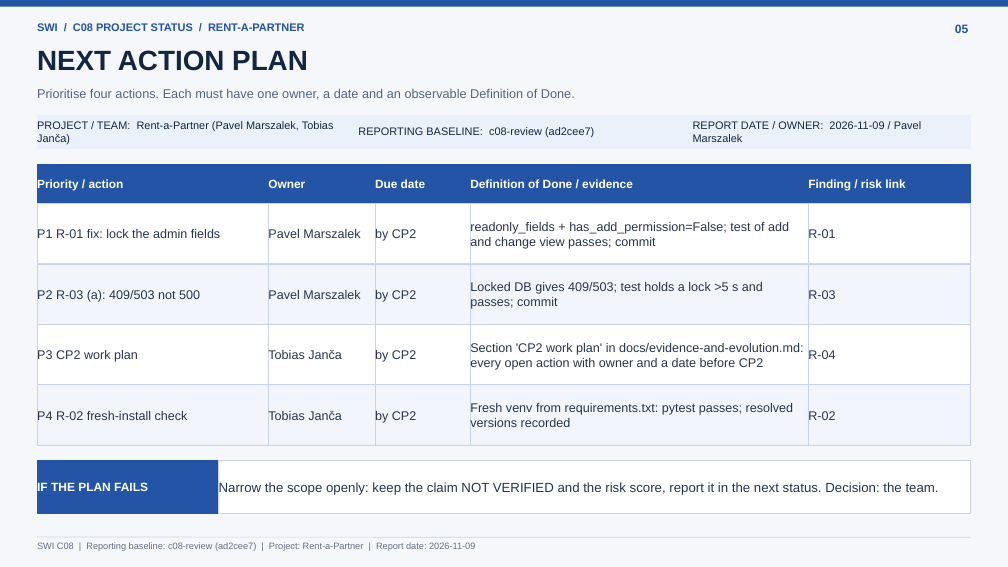
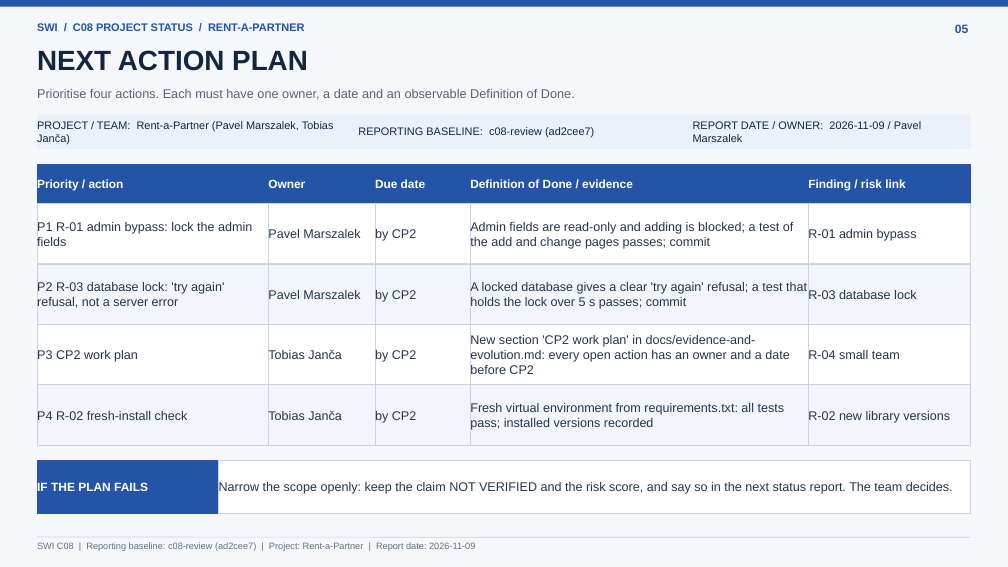
Before and after one commit to palcat13/SWI-Projekt, a slide deck: slide 5 of docs/c08-project-status.pptx. Drawn at 1008x567 pixels with LibreOffice and Linux fonts; fonts in the diff are those of the drawing. Boxes give left, top, right and bottom in pixels: in the first picture for what was removed or moved away, otherwise in the second. Text is boxed around its words. In the diff, an @@ line names an element or a change of style, - is before the commit and + after.

```diff
--- a/docs/c08-project-status.pptx
+++ b/docs/c08-project-status.pptx
@@ text in rectangle at <box>37,221,252,249</box>: text changed @@
-P1 R-01 fix: lock the admin fields
+P1 R-01 admin bypass: lock the admin fields
@@ text in rectangle at <box>470,221,793,249</box>: text changed @@
-readonly_fields + has_add_permission=False; test of add and change view passes; commit
+Admin fields are read-only and adding is blocked; a test of the add and change pages passes; commit
@@ text in rectangle at <box>808,228,917,241</box>: text changed @@
-R-01
+R-01 admin bypass
@@ text in rectangle at <box>37,281,224,309</box>: text changed @@
-P2 R-03 (a): 409/503 not 500
+P2 R-03 database lock: 'try again' refusal, not a server error
@@ text in rectangle at <box>470,282,807,309</box>: text changed @@
-Locked DB gives 409/503; test holds a lock >5 s and passes; commit
+A locked database gives a clear 'try again' refusal; a test that holds the lock over 5 s passes; commit
@@ text in rectangle at <box>808,289,916,302</box>: text changed @@
-R-03
+R-03 database lock
@@ text in rectangle at <box>470,334,789,377</box>: text changed @@
-Section 'CP2 work plan' in docs/evidence-and-evolution.md: every open action with owner and a date before CP2
+New section 'CP2 work plan' in docs/evidence-and-evolution.md: every open action has an owner and a date before CP2
@@ text in rectangle at <box>808,349,900,362</box>: text changed @@
-R-04
+R-04 small team
@@ text in rectangle at <box>470,402,785,430</box>: text changed @@
-Fresh venv from requirements.txt: pytest passes; resolved versions recorded
+Fresh virtual environment from requirements.txt: all tests pass; installed versions recorded
@@ text in rectangle at <box>808,410,950,423</box>: text changed @@
-R-02
+R-02 new library versions
@@ text in rectangle at <box>219,482,953,494</box>: text changed; size 12.6 to 12 pt @@
-Narrow the scope openly: keep the claim NOT VERIFIED and the risk score, report it in the next status. Decision: the team.
+Narrow the scope openly: keep the claim NOT VERIFIED and the risk score, and say so in the next status report. The team decides.
```
Also in this commit, not shown: 5 other slides changed.
